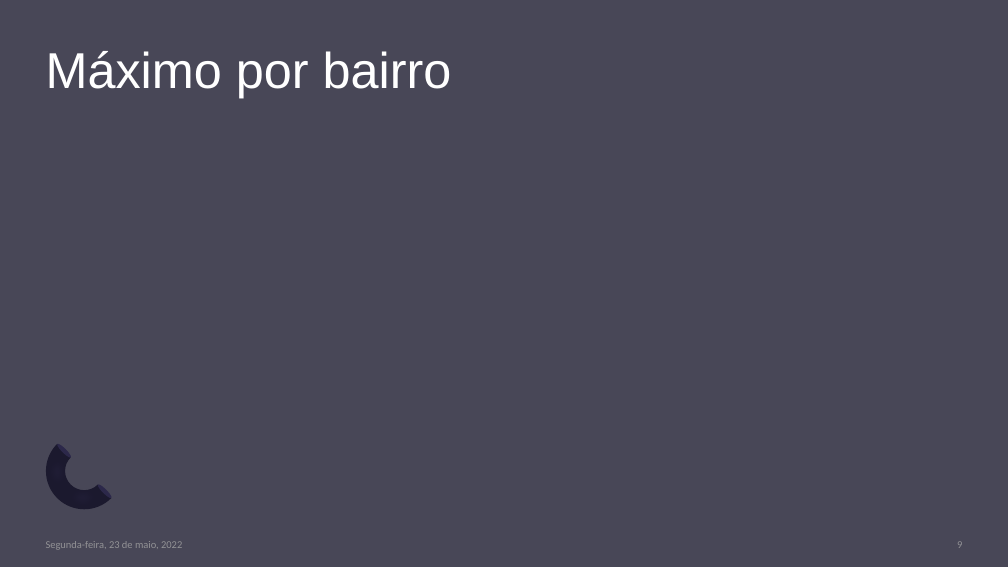
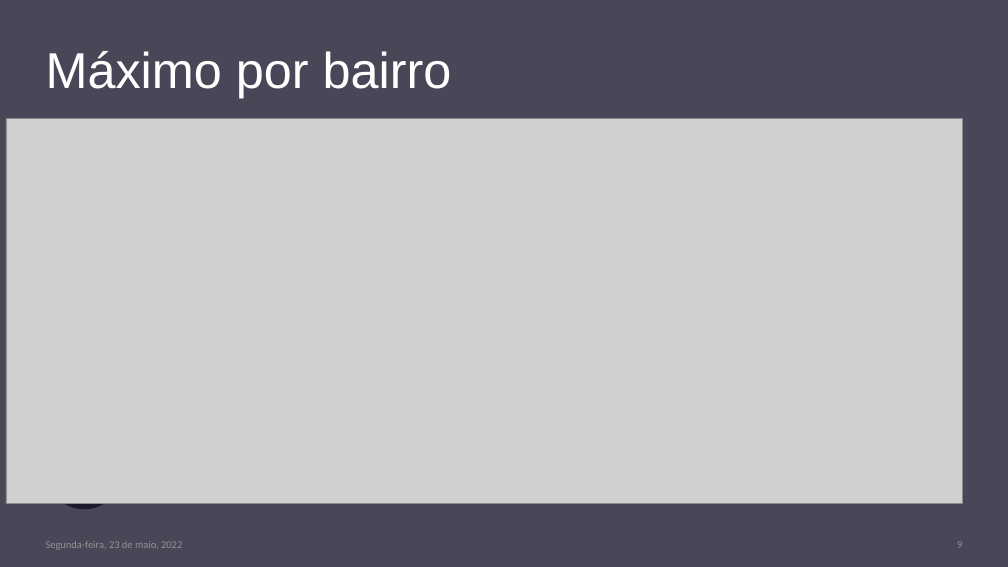
Before and after one commit to lidiambsouza/price_properties, a slide deck: slide 9 of Modelo Imobiliário.pptx. Drawn at 1008x567 pixels with LibreOffice and Linux fonts; fonts in the diff are those of the drawing; grey boxes stand for pictures. Boxes give left, top, right and bottom in pixels: in the first picture for what was removed or moved away, otherwise in the second. Text is boxed around its words. In the diff, an @@ line names an element or a change of style, - is before the commit and + after.

```diff
--- a/Modelo Imobiliário.pptx
+++ b/Modelo Imobiliário.pptx
@@ picture added at (6,119,963,504) @@
@@ ellipse removed at (56,442,73,459) @@
@@ ellipse removed at (96,483,113,500) @@
```
Also in this commit, not shown: 4 other slides changed.
